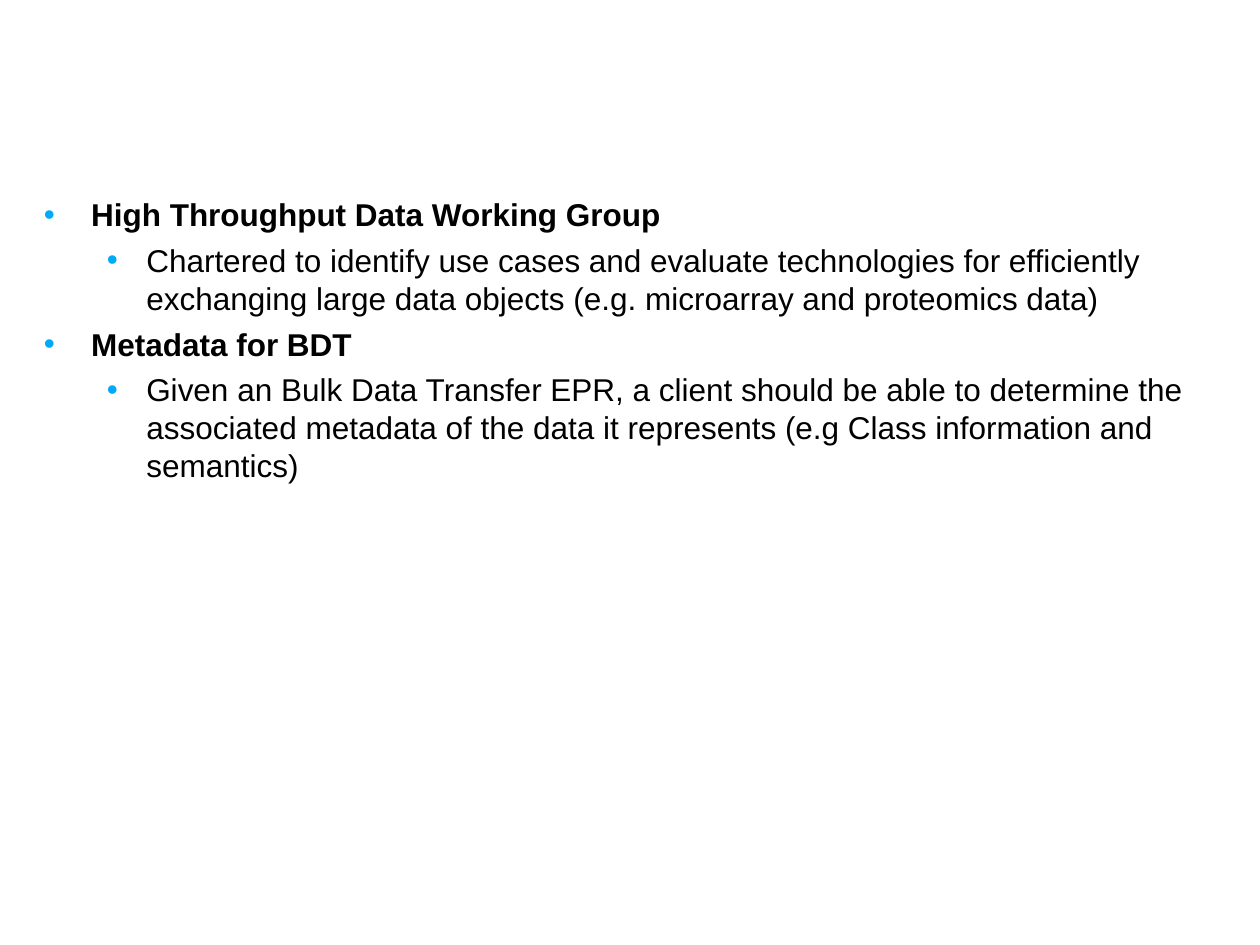
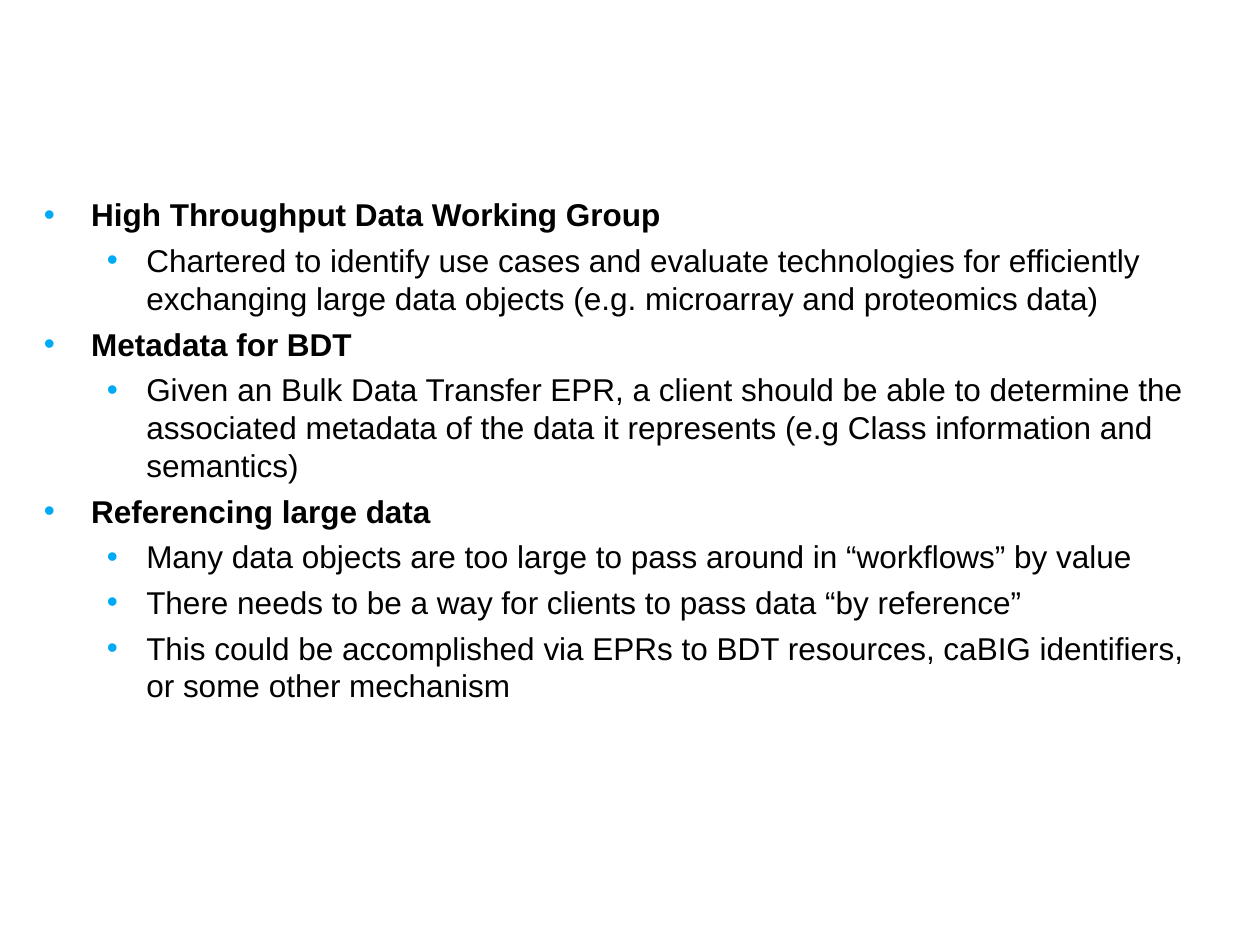
Before and after one commit to NCIP/cagrid-docs, a slide deck: slide 28 of presentations/200708_VCDE_ARCH/20070806_Day1_Future_Planning.ppt. Drawn at 1260x945 pixels with LibreOffice and Linux fonts; fonts in the diff are those of the drawing; background and template pictures are left out. Boxes give left, top, right and bottom in pixels: in the first picture for what was removed or moved away, otherwise in the second. Text is boxed around its words. In the diff, an @@ line names an element or a change of style, - is before the commit and + after.

```diff
--- a/presentations/200708_VCDE_ARCH/20070806_Day1_Future_Planning.ppt
+++ b/presentations/200708_VCDE_ARCH/20070806_Day1_Future_Planning.ppt
@@ text at (x1=91, y1=500, x2=1183, y2=698): paragraphs added @@
+• Referencing large data
+  • Many data objects are too large to pass around in “workflows” by value
+  • There needs to be a way for clients to pass data “by reference”
+  • This could be accomplished via EPRs to BDT resources, caBIG identifiers, or some other mechanism
```
Also in this commit, not shown: 1 other slide changed.
